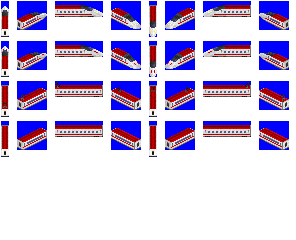
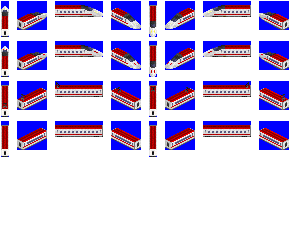
Comparing the layer stacks of the two 296 × 240 images. Changes:
painted on "Lights" over (x1=42, y1=14, x2=263, y2=55)
painted on "300 Series" over (x1=17, y1=12, x2=289, y2=70)
